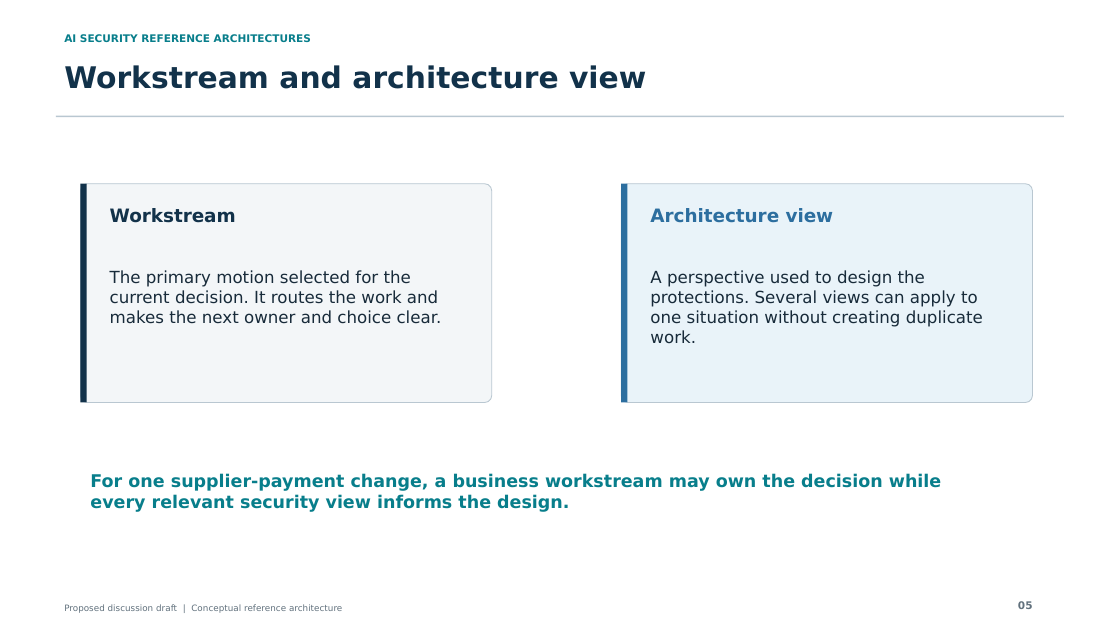
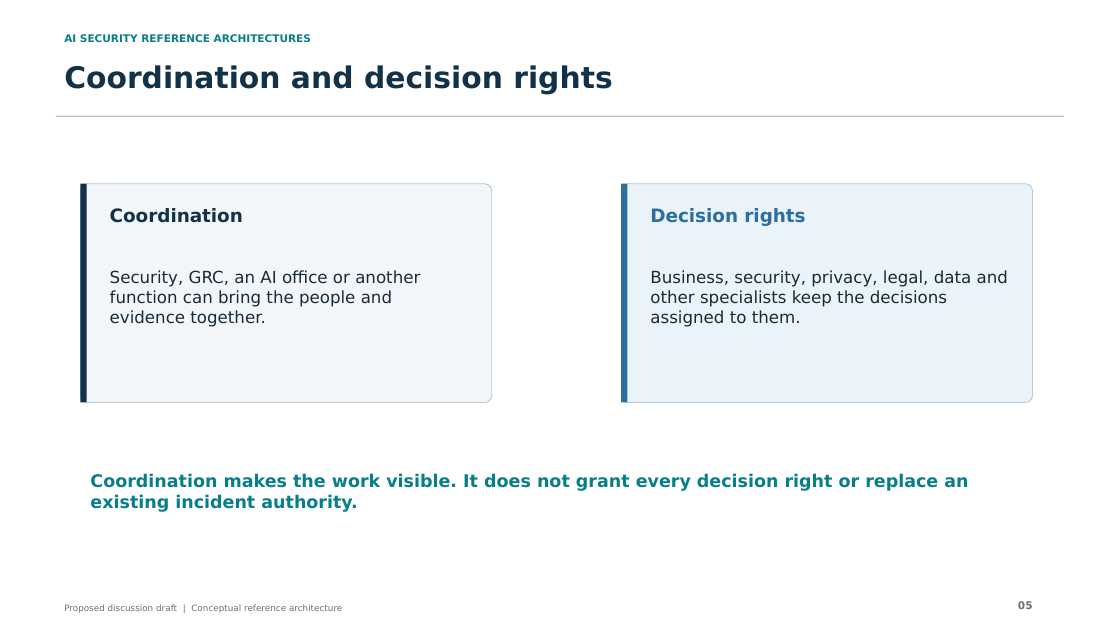
Before and after one commit to jessepike/ai-security-reference-architectures, a slide deck: slide 5 of public/downloads/ai-security-reference-architectures.pptx. Drawn at 1120x630 pixels with LibreOffice and Linux fonts; fonts in the diff are those of the drawing. Boxes give left, top, right and bottom in pixels: in the first picture for what was removed or moved away, otherwise in the second. Text is boxed around its words. In the diff, an @@ line names an element or a change of style, - is before the commit and + after.

Commit message:
feat: integrate governance into the AI security story

```diff
--- a/public/downloads/ai-security-reference-architectures.pptx
+++ b/public/downloads/ai-security-reference-architectures.pptx
@@ text at <box>64,65,612,94</box>: text changed @@
-Workstream and architecture view
+Coordination and decision rights
@@ text at <box>110,208,243,223</box>: text changed @@
-Workstream
+Coordination
@@ text at <box>650,208,805,226</box>: text changed @@
-Architecture view
+Decision rights
@@ text at <box>110,270,420,327</box>: text changed @@
-The primary motion selected for the current decision. It routes the work and makes the next owner and choice clear.
+Security, GRC, an AI office or another function can bring the people and evidence together.
@@ text at <box>650,270,1008,327</box>: text changed @@
-A perspective used to design the protections. Several views can apply to one situation without creating duplicate work.
+Business, security, privacy, legal, data and other specialists keep the decisions assigned to them.
@@ text at <box>90,473,968,512</box>: text changed @@
-For one supplier-payment change, a business workstream may own the decision while every relevant security view informs the design.
+Coordination makes the work visible. It does not grant every decision right or replace an existing incident authority.
```
Also in this commit, not shown: 17 other slides changed, 23 other files.
